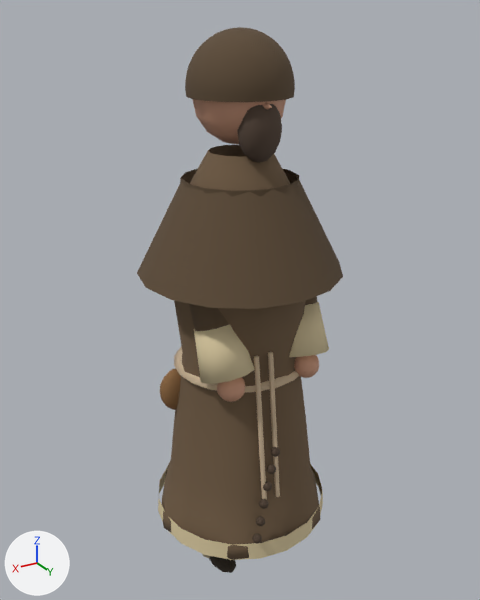
Two versions of the glTF model assets/monk.glb, one commit apart.
The view is the same before and after, from a 50 mm lens placed at (0.912, 1.518, 1.69), pointed at (-0.015, -0.027, 0.917). The lights are fixed; the arrows at lower left show +X, +Y and +Z. The first picture is the older version. Where no turn or scale is listed for an object, it has been applied to the vertices. Vertices at exactly the same position are counted once.

In view in the first picture: 'Beard', 'Cape', 'Cincture', 'Cuff_-1', 'Cuff_1', 'Hand_-1', 'Hand_1', 'Head', 'Hood', 'LiningBand', 'Robe', 'Sleeve_-1', 'Sleeve_1', 'Strip0', 'Strip1' and 10 more.
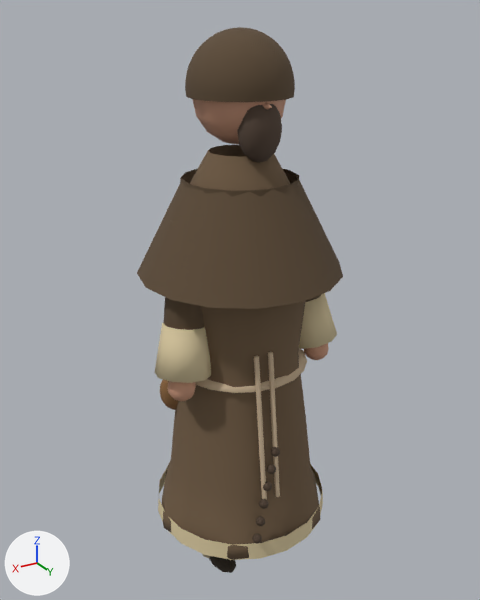
Where the newer file only moved an object's origin or applied its transform, the numbers keep the older frame.

What differs and where, as boxes (x1, y1, x2, y2) in the pictures (480 x 600 px):
```json
{"object": "Cuff_1", "change": "moved, turned", "before": [194, 325, 255, 384], "after": [155, 323, 211, 383]}
{"object": "Cuff_-1", "change": "moved, turned", "before": [289, 302, 329, 357], "after": [299, 293, 337, 349]}
{"object": "Sleeve_1", "change": "reshaped", "before": [177, 224, 229, 331], "after": [163, 220, 204, 330]}
{"object": "Hand_1", "change": "moved", "before": [217, 377, 245, 402], "after": [167, 381, 196, 401]}
{"object": "Hand_-1", "change": "moved", "before": [294, 355, 319, 378], "after": [304, 343, 329, 360]}
{"object": "Sleeve_-1", "change": "reshaped", "before": [305, 296, 317, 305], "after": [306, 294, 322, 302], "on screen": "mostly hidden"}
```

Edits to the scene script, one JSON object a line:
```json
{"block": "me_sleeve__1", "where": "# used by ob_sleeve__1; location = (-0.14, 0.07, 0.99)"}
{"op": "remove", "block": "me_sleeve__1", "code": "me_sleeve__1.from_pydata(...)  # 20 vertices, 36 faces; spans x -0.067..0.076, y -0.118..0.127, z -0.221..0.218"}
{"op": "add", "block": "me_sleeve__1", "code": "me_sleeve__1.from_pydata(...)  # 20 vertices, 36 faces; spans x -0.141..0.036, y -0.12..0.05, z -0.223..0.211"}
{"block": "me_sleeve__1", "change": "me_sleeve__1 part 1: the whole mesh is multiplied about its middle by the matrix ((0.504, -0.844, -0.095), (0.849, 0.498, 0.088), (-0.027, -0.126, 0.98)), then moved by (-0.054, -0.038, -0.006)"}
{"block": "me_sleeve_1", "where": "# used by ob_sleeve_1; location = (0.14, 0.07, 0.99)"}
{"op": "remove", "block": "me_sleeve_1", "code": "me_sleeve_1.from_pydata(...)  # 20 vertices, 36 faces; spans x -0.076..0.067, y -0.118..0.127, z -0.221..0.218"}
{"op": "add", "block": "me_sleeve_1", "code": "me_sleeve_1.from_pydata(...)  # 20 vertices, 36 faces; spans x -0.036..0.141, y -0.12..0.05, z -0.223..0.211"}
{"block": "me_sleeve_1", "change": "me_sleeve_1 part 2: the whole mesh is multiplied about its middle by the matrix ((0.504, 0.844, 0.095), (-0.849, 0.498, 0.088), (0.027, -0.126, 0.98)), then moved by (0.054, -0.038, -0.006)"}
{"op": "set", "path": "ob_cuff__1.location", "old": "(0.0251, 0.117, -0.334)", "new": "(-0.0542, 0.05, -0.342)"}
{"op": "set", "path": "ob_cuff__1.rotation_euler", "old": "(-0.344, -3.142, -0.211)", "new": "(-0.212, 3.142, 0.825)", "note": "degrees (-20, -180, -12) -> degrees (-12, 180, 47)"}
{"op": "set", "path": "ob_hand__1.location", "old": "(-0.125, 0.16, 0.76)", "new": "(-0.23, 0.07, 0.747)"}
{"op": "set", "path": "ob_cuff_1.location", "old": "(-0.0251, 0.117, -0.334)", "new": "(0.0542, 0.05, -0.342)"}
{"op": "set", "path": "ob_cuff_1.rotation_euler", "old": "(-0.344, 3.142, 0.211)", "new": "(-0.212, -3.142, -0.825)", "note": "degrees (-20, 180, 12) -> degrees (-12, -180, -47)"}
{"op": "set", "path": "ob_hand_1.location", "old": "(0.125, 0.16, 0.76)", "new": "(0.23, 0.07, 0.747)"}
```
